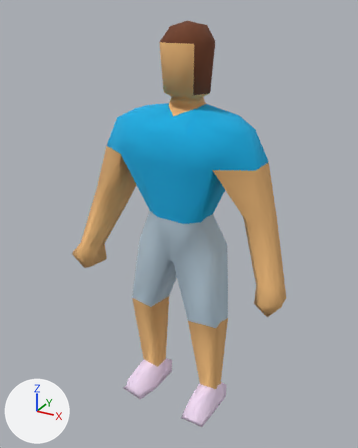
Before and after pictures for a commit that changed the Blender file blender/player.blend.
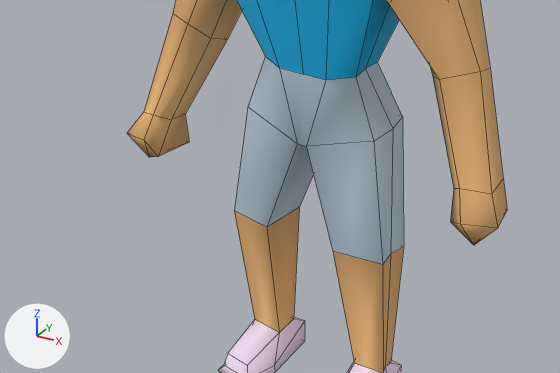
Each version appears first whole from a 50 mm camera at (0.896, -1.691, 1.68) aimed at (-0.021, -0.022, 0.846), and next in a close-up on the part from 0% to 88% of the width and 40% to 87% of the height. Arrows for +X, +Y and +Z are at lower left; the lights stay in place. The close-ups show mesh edges as thin lines.
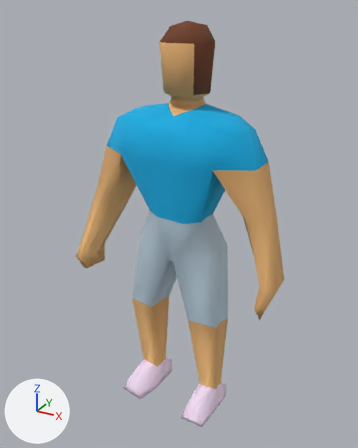
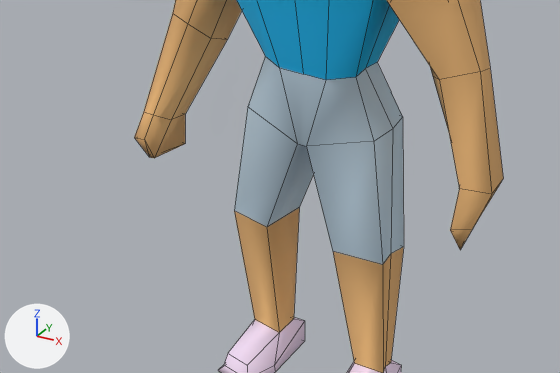
Boxes [x1, y1, x2, y2] around the edits, measured in the close-ups (560 x 373 px; the box of a moved part takes in the faces that stretch with it):
'Plane', reshaped: before [127, 0, 507, 373]; after [134, 0, 503, 373]
part 1 of me_plane, moved or reshaped: before [433, 77, 507, 245]; after [433, 77, 502, 250]
part 2 of me_plane, moved or reshaped: before [127, 112, 189, 157]; after [134, 112, 185, 158]

The change in detail:
me_plane has 184 vertices, 192 faces and spans x -0.13..0.23, y -0.51..0.49, z -0.03..1.63.
me_plane is used by ob_plane; location (0.0, 0.0, 0.0); rotation (0.0, 0.0, -1.613), in degrees (0, 0, -92).
Before the commit, vertices of me_plane: 147 (0.04, 0.43, 0.66), 150 (0.19, 0.42, 0.69) at pixel (460, 224), 152 (0.14, 0.44, 0.61) at pixel (473, 245).
Part 1, on me_plane:
Vertices 147, 150, 152 of me_plane move by (0.02, -0.02, -0.01).
Vertex 146 of me_plane moves from (0.09, 0.36, 0.7) at pixel (453, 188) to (0.08, 0.38, 0.73).
Vertex 148 of me_plane moves from (0.14, 0.49, 0.67) at pixel (497, 228) to (0.16, 0.44, 0.66) at pixel (472, 229).
Vertex 149 of me_plane moves from (0.08, 0.48, 0.68) at pixel (507, 210) to (0.09, 0.44, 0.67) at pixel (482, 212).
Vertex 151 of me_plane moves from (0.09, 0.36, 0.62) at pixel (450, 221) to (0.11, 0.39, 0.61).
Part 2, on me_plane:
Vertex 136 of me_plane moves from (0.06, -0.39, 0.6) at pixel (189, 142) to (0.06, -0.4, 0.59) at pixel (185, 143).
Vertex 137 of me_plane moves from (0.17, -0.51, 0.64) at pixel (126, 133) to (0.18, -0.48, 0.64) at pixel (134, 137).
Vertex 138 of me_plane moves from (0.23, -0.39, 0.68) at pixel (143, 139) to (0.2, -0.42, 0.66) at pixel (144, 139).
Vertex 139 of me_plane moves from (0.1, -0.49, 0.62) to (0.1, -0.48, 0.62).
Vertex 140 of me_plane moves from (0.17, -0.4, 0.6) at pixel (158, 156) to (0.18, -0.42, 0.59) at pixel (154, 158).
